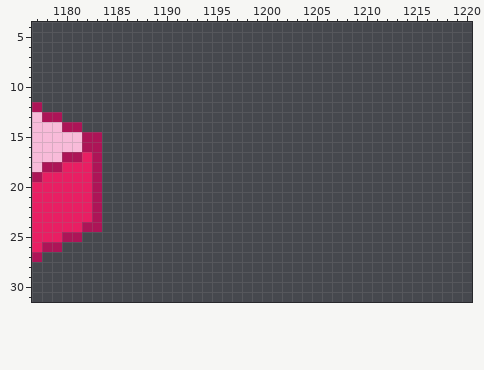
Two states of a pixel-art file, floor-tiles.aseprite. This is how it looked before the edit.
1248x32 pixels, 1 frame. Colours within 5 levels of each other are drawn and written as one. Shown: x 1177..1220, y 4..31.
The same view after the edit:
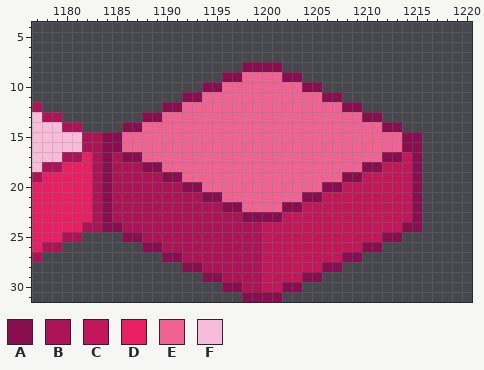
Palette (. is transparent): A #880e4f  B #ad1457  C #c2185b  D #e91e63  E #f06292  F #f8bbd9
Commit message: normal red violet tile
Change:
Changed rows in their new state; - is an unchanged pixel.
first column x 1184:
 8 --------------AAAA--------------
 9 ------------AAEEEEAA------------
10 ----------AAEEEEEEEEAA----------
11 --------AAEEEEEEEEEEEEAA--------
12 ------AAEEEEEEEEEEEEEEEEAA------
13 ----AAEEEEEEEEEEEEEEEEEEEEAA----
14 --AAEEEEEEEEEEEEEEEEEEEEEEEEAA--
15 AAEEEEEEEEEEEEEEEEEEEEEEEEEEEEAA
16 AAEEEEEEEEEEEEEEEEEEEEEEEEEEEEAA
17 ABAAEEEEEEEEEEEEEEEEEEEEEEEEAACA
18 ABBBAAEEEEEEEEEEEEEEEEEEEEAACCCA
19 ABBBBBAAEEEEEEEEEEEEEEEEAACCCCCA
20 ABBBBBBBAAEEEEEEEEEEEEAACCCCCCCA
21 ABBBBBBBBBAAEEEEEEEEAACCCCCCCCCA
22 ABBBBBBBBBBBAAEEEEAACCCCCCCCCCCA
23 ABBBBBBBBBBBBBAAAACCCCCCCCCCCCCA
24 AABBBBBBBBBBBBBBCCCCCCCCCCCCCCAA
25 --AABBBBBBBBBBBBCCCCCCCCCCCCAA--
26 ----AABBBBBBBBBBCCCCCCCCCCAA----
27 ------AABBBBBBBBCCCCCCCCAA------
28 --------AABBBBBBCCCCCCAA--------
29 ----------AABBBBCCCCAA----------
30 ------------AABBCCAA------------
31 --------------AAAA--------------
Where, in picture pixels (left, top, right, bottom), the same in both pictures:
added: (102, 62, 422, 302)
